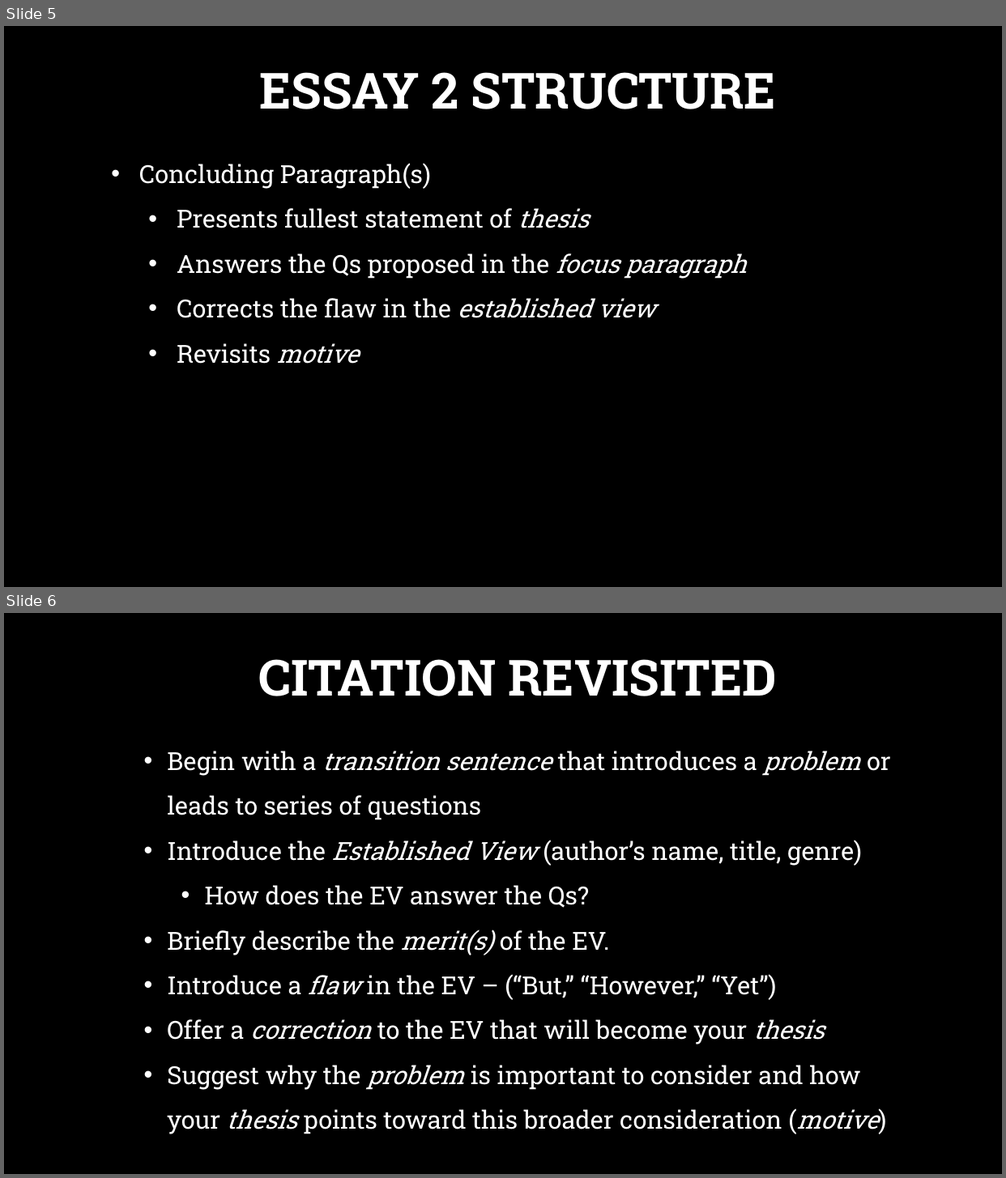
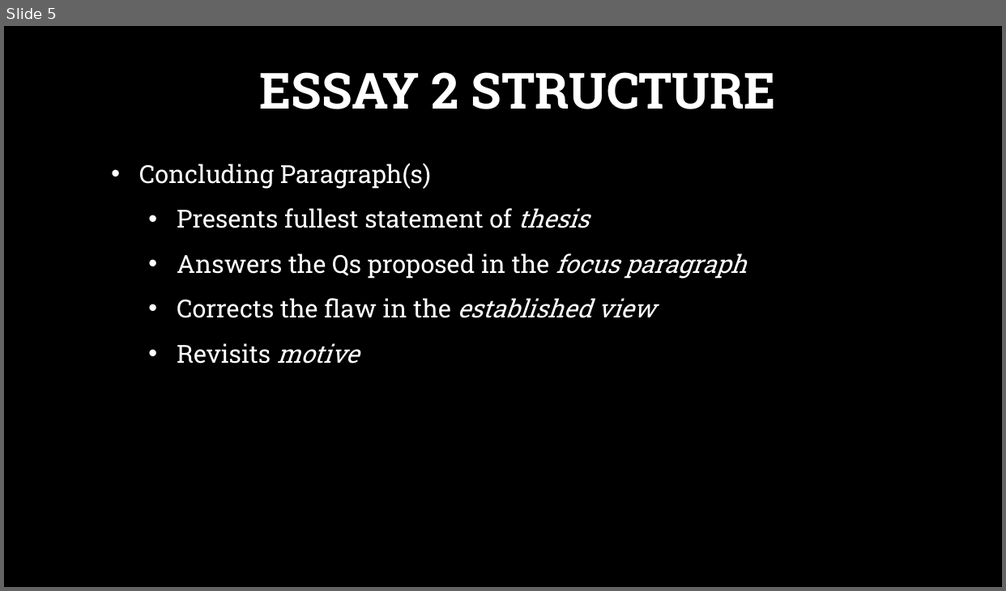
Before and after one commit to nadaniels/test-git, a slide deck: 03_12 Class Powerpoint.pptx. Shown one above the other, each under a label of ours: slides 5 and 6 before the commit, slide 5 after it. The pictures are 1006x1178 and 1006x591 pixels, drawn with LibreOffice and Linux fonts; fonts in the diff are those of the drawing; background and template pictures are left out. Boxes give left, top, right and bottom in pixels: in the first picture for what was removed or moved away, otherwise in the second. Text is boxed around its words. In the diff, an @@ line names an element or a change of style, - is before the commit and + after.

```diff
--- a/03_12 Class Powerpoint.pptx
+++ b/03_12 Class Powerpoint.pptx
@@ slide 6 removed at (x1=4, y1=613, x2=1002, y2=1174), background picture (left out) @@
@@ title removed at (x1=259, y1=659, x2=777, y2=696) @@
-CITATION REVISITED
@@ text removed at (x1=167, y1=751, x2=891, y2=1135) @@
-• Begin with a transition sentence that introduces a problem or leads to series of questions
-• Introduce the Established View (author’s name, title, genre)
-  • How does the EV answer the Qs?
-• Briefly describe the merit(s) of the EV.
-• Introduce a flaw in the EV – (“But,” “However,” “Yet”)
-• Offer a correction to the EV that will become your thesis
-• Suggest why the problem is important to consider and how your thesis points toward this broader consideration (motive)
```
Also in this commit, not shown: 2 slides added.
